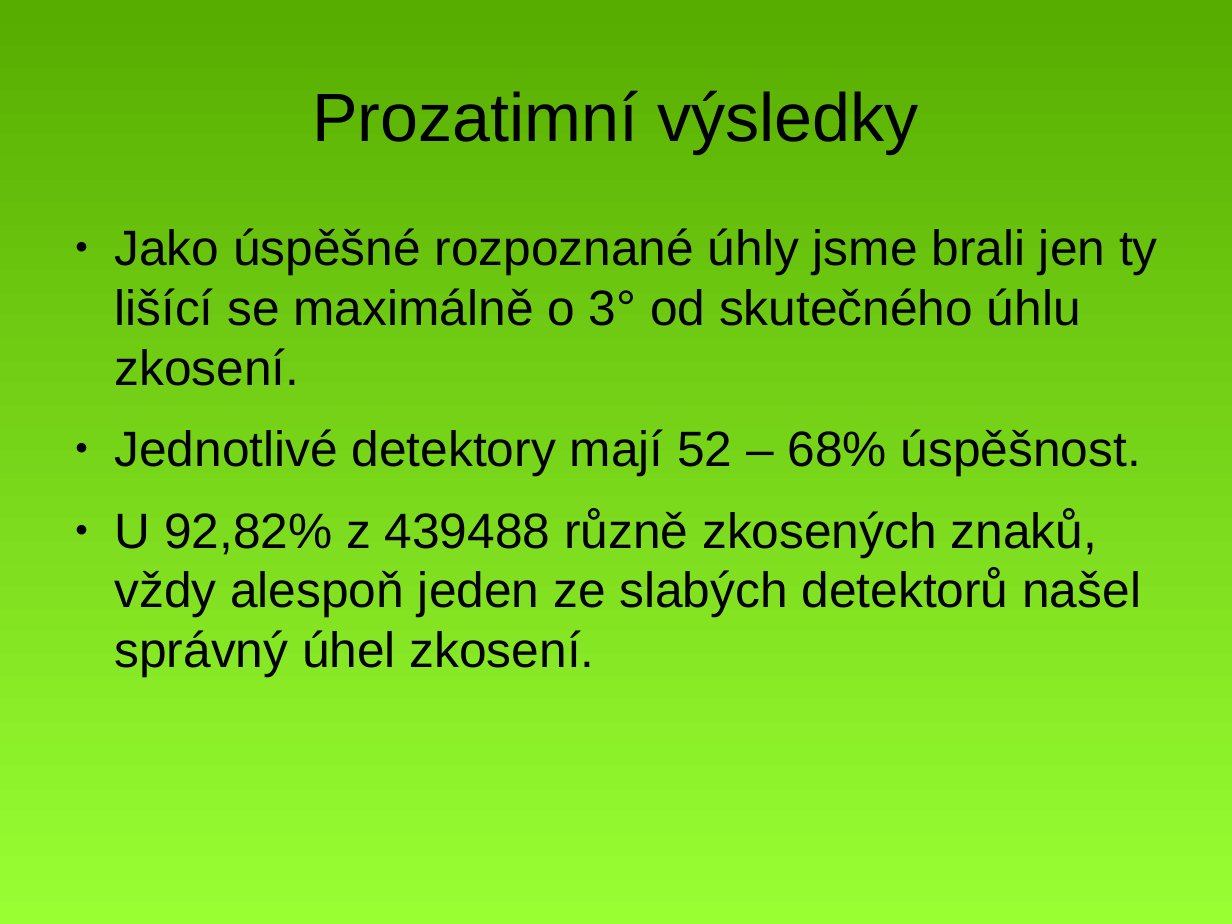
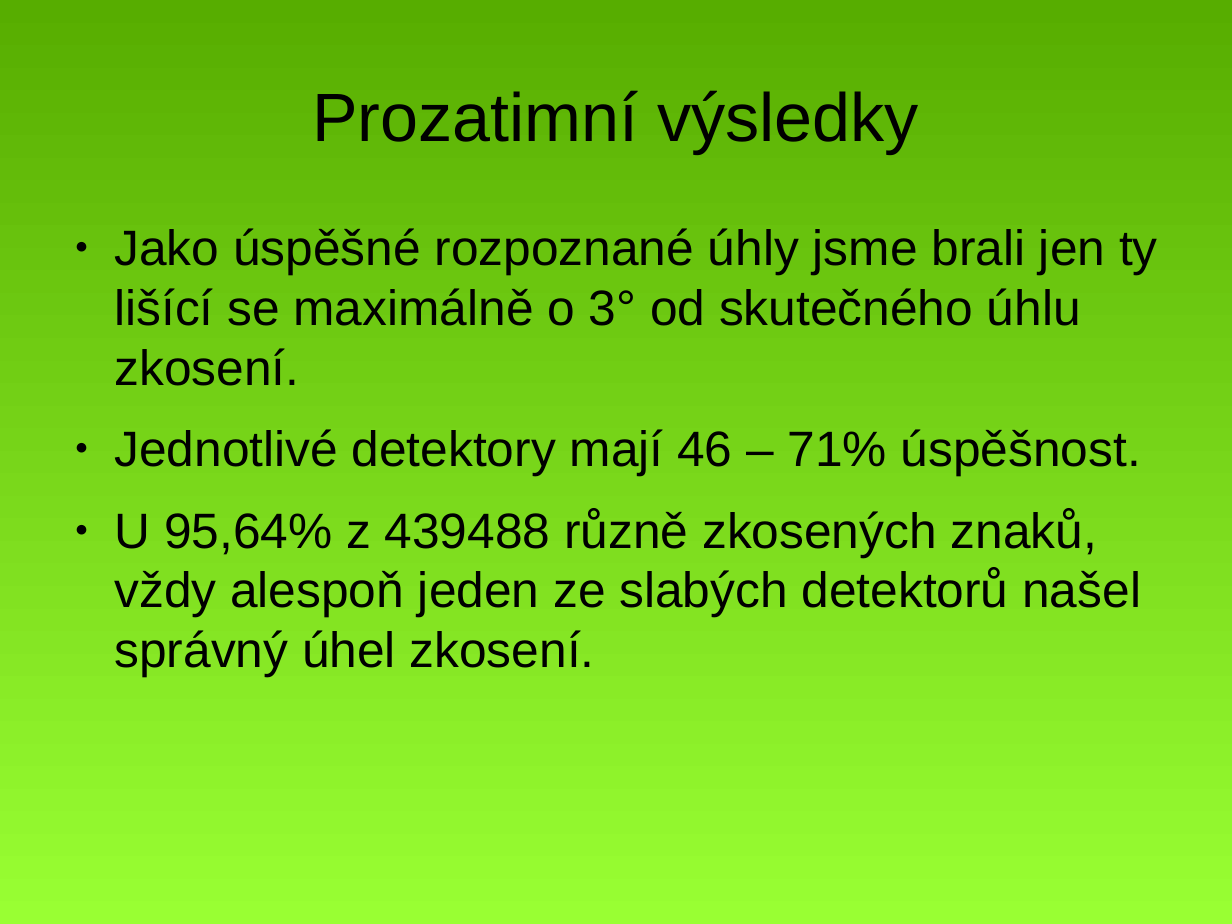
Before and after one commit to MichalBusta/skewDetection, a slide deck: slide 10 of doc/Skew_Detection.odp. Drawn at 1232x924 pixels with LibreOffice and Linux fonts; fonts in the diff are those of the drawing. Boxes give left, top, right and bottom in pixels: in the first picture for what was removed or moved away, otherwise in the second. Text is boxed around its words. In the diff, an @@ line names an element or a change of style, - is before the commit and + after.

```diff
--- a/doc/Skew_Detection.odp
+++ b/doc/Skew_Detection.odp
@@ text at [114,429,1141,677]: text changed @@
-● Jednotlivé detektory mají 52 – 68% úspěšnost.
-● U 92,82% z 439488 různě zkosených znaků, vždy alespoň jeden ze slabých detektorů našel správný úhel zkosení.
+● Jednotlivé detektory mají 46 – 71% úspěšnost.
+● U 95,64% z 439488 různě zkosených znaků, vždy alespoň jeden ze slabých detektorů našel správný úhel zkosení.
```
Also in this commit, not shown: 2 other slides changed, 1 slide added, 1 slide removed.
